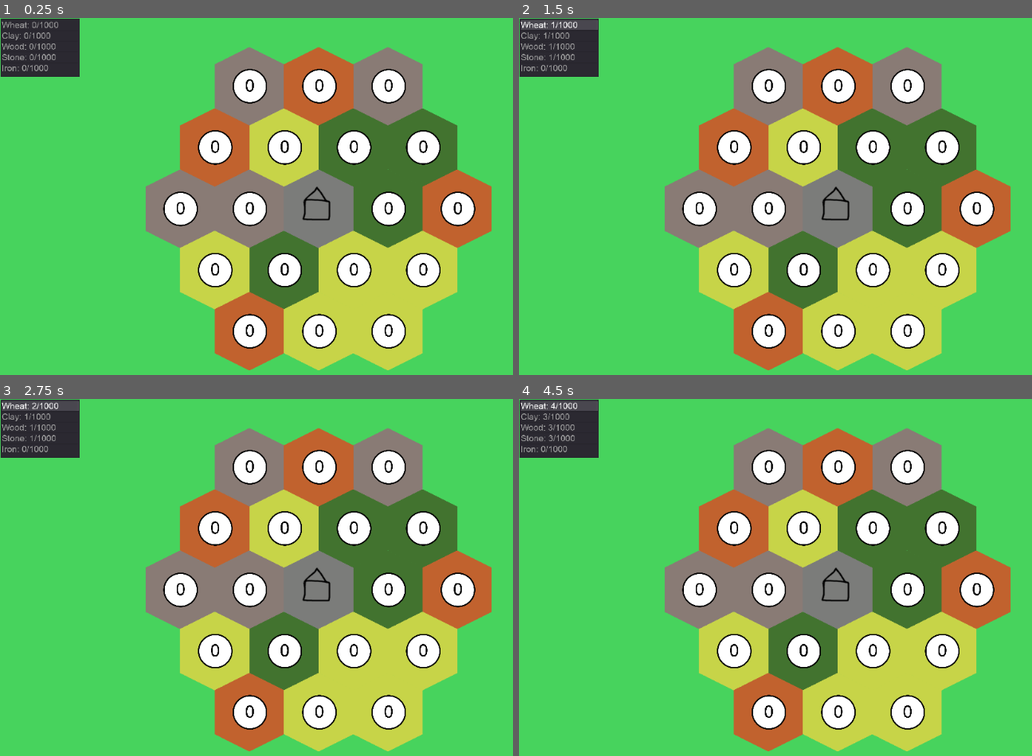
Above: before the commit, frames 1-4 (two rows, left to right).
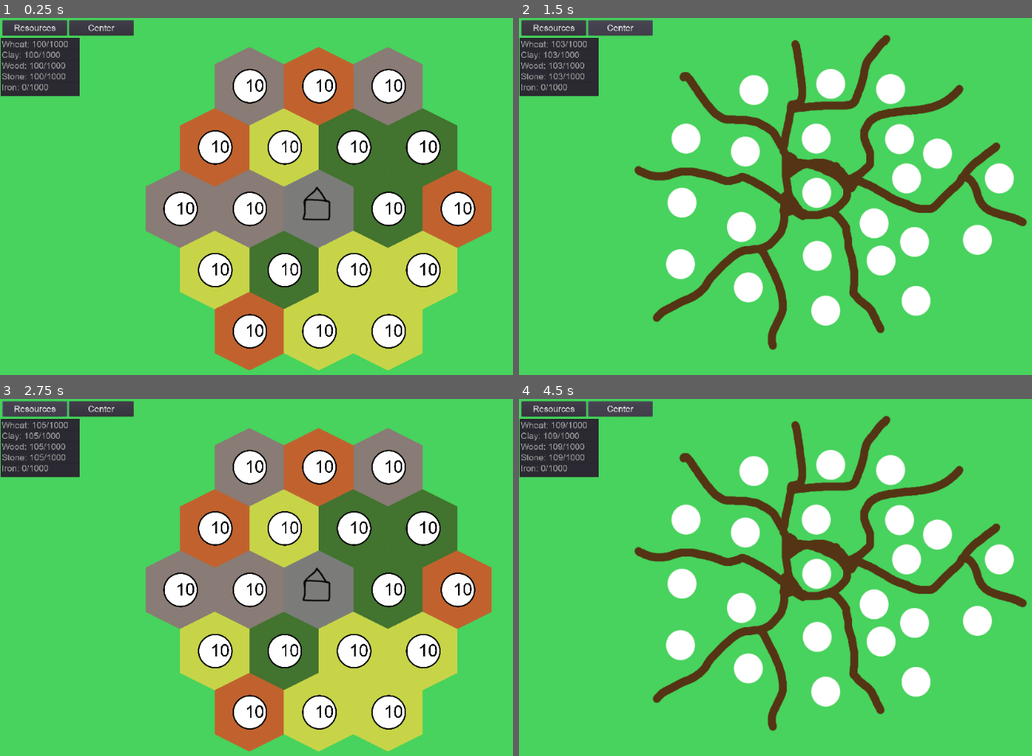
Above: after the commit, the same moments.

Repository: tomazlunder/terra
Game: Godot game, scene res://Village.tscn
The game is run twice, just before and just after one commit, with the same random seed, the same clock (stepped at 60 frames per second) and the same inputs.
Inputs (mouse positions are in pixels of both pictures, inside the frame that each line leads up to):
- Up to frame 1 (0.25 s): no input
- Up to frame 2 (1.5 s): click (554, 28) at 0.5 s, where only the run after the commit has a clickable "Resources"; click (621, 28) at 1.25 s, where only the run after the commit has a clickable "Center"
- Up to frame 3 (2.75 s): click (35, 409) at 2 s, where only the run after the commit has a clickable "Resources"
- Up to frame 4 (4.5 s): click (621, 409) at 2.75 s, where only the run after the commit has a clickable "Center"; click (554, 409) at 3.5 s, where only the run after the commit has a clickable "Resources"; click (621, 409) at 4.25 s, where only the run after the commit has a clickable "Center"

The runs differ from the first frame. In frame 1, 3.7% of the frame differs, in the area x 0-93%, y 0-90%; in frame 2, 47%; in frame 3, 3.7%; in frame 4, 47%, in the area x 0-100%, y 0-99%.

Commit message:
Project structure, city center

Diff:
--- a/LevelMarker.gd
+++ b/LevelMarker.gd
@@ -1,15 +1,18 @@
 extends Control
 
-
+class_name LevelMarker
 # Declare member variables here. Examples:
 # var a = 2
 # var b = "text"
 
 
 # Called when the node enters the scene tree for the first time.
-func _init():
+func init(var _resourceNode):
 	#var text = _resourceNode.level
 	#$CenterContainer/Label.text = text
+	#var text = _resourceNode.level
+	#print(_resourceNode.level)
+	$Label.set_text(str(_resourceNode.level))
 	pass
 
 func _ready():
--- a/LevelMarker.tscn
+++ b/LevelMarker.tscn
@@ -19,19 +19,24 @@
 texture = ExtResource( 2 )
 
 [node name="CenterContainer" type="CenterContainer" parent="Sprite"]
-margin_top = 70.0
-margin_right = 40.0
-margin_bottom = 70.0
+anchor_left = 0.5
+anchor_top = 0.5
+anchor_right = 0.5
+anchor_bottom = 0.5
+margin_left = -128.0
+margin_top = -58.0
+margin_right = -88.0
+margin_bottom = -58.0
 use_top_left = true
 __meta__ = {
 "_edit_use_anchors_": false
 }
 
-[node name="Label" type="Label" parent="Sprite/CenterContainer"]
+[node name="Label" type="Label" parent="."]
 margin_left = -36.0
-margin_top = -146.0
+margin_top = -76.0
 margin_right = 35.0
-margin_bottom = 145.0
+margin_bottom = 215.0
 custom_fonts/font = SubResource( 1 )
 custom_colors/font_color = Color( 0.0117647, 0.0117647, 0.0117647, 1 )
 text = "0
--- a/ResourceCoutnerUI.tscn
+++ b/ResourceCoutnerUI.tscn
@@ -8,6 +8,9 @@
 margin_left = 2.0
 margin_right = -735.0
 margin_bottom = -225.0
+__meta__ = {
+"_edit_use_anchors_": false
+}
 
 [node name="ItemList" type="ItemList" parent="."]
 margin_left = -2.0
--- a/ResourceNode.gd
+++ b/ResourceNode.gd
@@ -17,11 +17,11 @@
 
 func _init(var _type):
 	type = _type;
-	level = 0;
+	level = 10;
 	workers = 1; #TODO: Change this to 0 when tile popup UI added
 
-	productionPerWorkerPerLevel = [10,12,14,16,18,20,22,24,26,28]
-	maxWorkersPerLevel = [10,15,20,25,30,35,40,45,50,55]
+	productionPerWorkerPerLevel = [10,12,14,16,18,20,22,24,26,28,30]
+	maxWorkersPerLevel = [10,15,20,25,30,35,40,45,50,55,60]
 	resourcesPerLevel = [
 		[10,10,10,10,0],
 		[20,20,20,20,0],
--- a/Resources.gd
+++ b/Resources.gd
@@ -57,6 +57,7 @@
 		i = i+1
 
 		var LMinstance = levelMarker.instance()
+		LMinstance.init(instance)
 		#LMinstance.set_scale(0.5,0.5)
 		var realCords = $ResourceTileMap.map_to_world(coordinates)
 		var tileSize = $ResourceTileMap.tile_set.tile_get_texture(0).get_size().y
@@ -65,11 +66,13 @@
 		$ResourceLevelsUI.add_child(LMinstance)
 
 func _input(event):
+	if !is_visible():
+		return
 	if event.is_action_released("leftclick"):
 		var Cell = $ResourceTileMap.FindCell(get_global_mouse_position())
 		print(Cell)
 		var world = $ResourceTileMap.map_to_world(Cell)
-		print(world)
+		#print(world)
 
 		#$ResourceTileMap.set_cell(Cell.x, Cell.y, 0)
 
--- a/Village.gd
+++ b/Village.gd
@@ -5,8 +5,10 @@
 # var a = 2
 # var b = "text"
 
+var population = 100
+
 #WHEAT, CLAY, WOOD, STONE, IRON
-var resources = [0,0,0,0,0]
+var resources = [100,100,100,100,0]
 var maxResources = [1000,1000,1000,1000,1000]
 var perDay = [0,0,0,0,0]
 
@@ -22,6 +24,7 @@
 func _process(delta):
 	perDay = [0,0,0,0,0]
 
+	#Production from resource tiles
 	for item in $Resources.tiles:
 		var production = item.productionPerWorkerPerLevel[item.level] * item.workers * delta * perSecond;
 		#(perSecond)
@@ -45,6 +48,14 @@
 			resources[resId] = maxResources[resId]
 		perDay[resId]+= item.productionPerWorkerPerLevel[item.level] * item.workers
 
+	#Food consumption from population
+	var popConsumption= population * 0.5 * delta * perSecond
+	#Food consumption from army (TODO)
+
+	var totalConsumption = popConsumption
+	resources[0]-= totalConsumption
+
+	#Updating resource UI
 	var resourseText = ["Wheat: ", "Clay: ", "Wood: ", "Stone: ", "Iron: "]
 	var i = 0
 	for item in resourseText:
@@ -57,7 +68,18 @@
 	#print(perDay)
 
 
-
 # Called every frame. 'delta' is the elapsed time since the previous frame.
 #func _process(delta):
 #	pass
+
+
+func _on_ButtonResources_pressed():
+	print("Pressed")
+	$Center.hide()
+	$Resources.show()
+
+
+func _on_ButtonCenter_pressed():
+	print("Pressed")
+	$Resources.hide()
+	$Center.show()
--- a/Village.tscn
+++ b/Village.tscn
@@ -7,31 +7,37 @@
 [ext_resource path="res://ResourceUI.gd" type="Script" id=5]
 [ext_resource path="res://Village.gd" type="Script" id=6]
 [ext_resource path="res://ResourceCoutnerUI.tscn" type="PackedScene" id=7]
+[ext_resource path="res://Assets/VillageBackground.png" type="Texture" id=8]
+[ext_resource path="res://MyDefaultTheme.tres" type="Theme" id=9]
 
-[node name="Village" type="Node2D"]
+[node name="Main" type="Node2D"]
+
+[node name="Villages" type="Node2D" parent="."]
+
+[node name="Village" type="Node2D" parent="Villages"]
 script = ExtResource( 6 )
 
-[node name="Resources" type="Node2D" parent="."]
+[node name="Resources" type="Node2D" parent="Villages/Village"]
 script = ExtResource( 4 )
 
-[node name="ResourceBackground" type="Sprite" parent="Resources"]
-position = Vector2( 118.358, 141.759 )
-scale = Vector2( 1.29887, 1.34474 )
+[node name="ResourceBackground" type="Sprite" parent="Villages/Village/Resources"]
+position = Vector2( 148.358, 141.759 )
+scale = Vector2( 1.26762, 1.33733 )
 texture = ExtResource( 2 )
 
-[node name="ResourceTileMap" type="TileMap" parent="Resources"]
+[node name="ResourceTileMap" type="TileMap" parent="Villages/Village/Resources"]
 tile_set = ExtResource( 1 )
 cell_size = Vector2( 256, 227 )
 cell_half_offset = 0
 format = 1
 script = ExtResource( 3 )
 
-[node name="ResourceCamera" type="Camera2D" parent="Resources"]
+[node name="ResourceCamera" type="Camera2D" parent="Villages/Village/Resources"]
 offset = Vector2( 128, 128 )
 current = true
 zoom = Vector2( 2.3, 2.3 )
 
-[node name="ResourceLevelsUI" type="Control" parent="Resources"]
+[node name="ResourceLevelsUI" type="Control" parent="Villages/Village/Resources"]
 margin_right = 40.0
 margin_bottom = 40.0
 script = ExtResource( 5 )
@@ -39,7 +45,15 @@
 "_edit_use_anchors_": false
 }
 
-[node name="ResourceUI" type="Control" parent="."]
+[node name="Center" type="Node2D" parent="Villages/Village"]
+visible = false
+
+[node name="VillageBackground" type="Sprite" parent="Villages/Village/Center"]
+position = Vector2( 128.295, 128.639 )
+scale = Vector2( 1.22949, 1.27718 )
+texture = ExtResource( 8 )
+
+[node name="ResourceUI" type="Control" parent="Villages/Village"]
 margin_left = -1047.0
 margin_top = -559.0
 margin_right = 1305.0
@@ -48,6 +62,31 @@
 "_edit_use_anchors_": false
 }
 
-[node name="ResourceCoutnerUI" parent="ResourceUI" instance=ExtResource( 7 )]
+[node name="ResourceCoutnerUI" parent="Villages/Village/ResourceUI" instance=ExtResource( 7 )]
+margin_top = 71.3524
+margin_bottom = -153.648
 
-[node name="Buildings" type="Node2D" parent="."]
+[node name="ButtonResources" type="Button" parent="Villages/Village"]
+margin_left = -1040.14
+margin_top = -552.786
+margin_right = -802.136
+margin_bottom = -496.786
+theme = ExtResource( 9 )
+text = "Resources"
+__meta__ = {
+"_edit_use_anchors_": false
+}
+
+[node name="ButtonCenter" type="Button" parent="Villages/Village"]
+margin_left = -794.089
+margin_top = -552.786
+margin_right = -556.089
+margin_bottom = -496.786
+theme = ExtResource( 9 )
+text = "Center"
+__meta__ = {
+"_edit_use_anchors_": false
+}
+
+[connection signal="pressed" from="Villages/Village/ButtonResources" to="Villages/Village" method="_on_ButtonResources_pressed"]
+[connection signal="pressed" from="Villages/Village/ButtonCenter" to="Villages/Village" method="_on_ButtonCenter_pressed"]
--- a/project.godot
+++ b/project.godot
@@ -9,12 +9,18 @@
 config_version=4
 
 _global_script_classes=[ {
+"base": "Control",
+"class": "LevelMarker",
+"language": "GDScript",
+"path": "res://LevelMarker.gd"
+}, {
 "base": "Node",
 "class": "ResourceNode",
 "language": "GDScript",
 "path": "res://ResourceNode.gd"
 } ]
 _global_script_class_icons={
+"LevelMarker": "",
 "ResourceNode": ""
 }
 
Binary file added: Assets/VillageBackground.png
Not shown, added: Assets/VillageBackground.png.import
Binary file added: GIMP/VillageBackground.png
Not shown, added: GIMP/VillageBackground.png.import
Not shown: 1 places in Village.tscn that only renumber resources
Not shown, added: GIMP/VillageBackground.xcf
